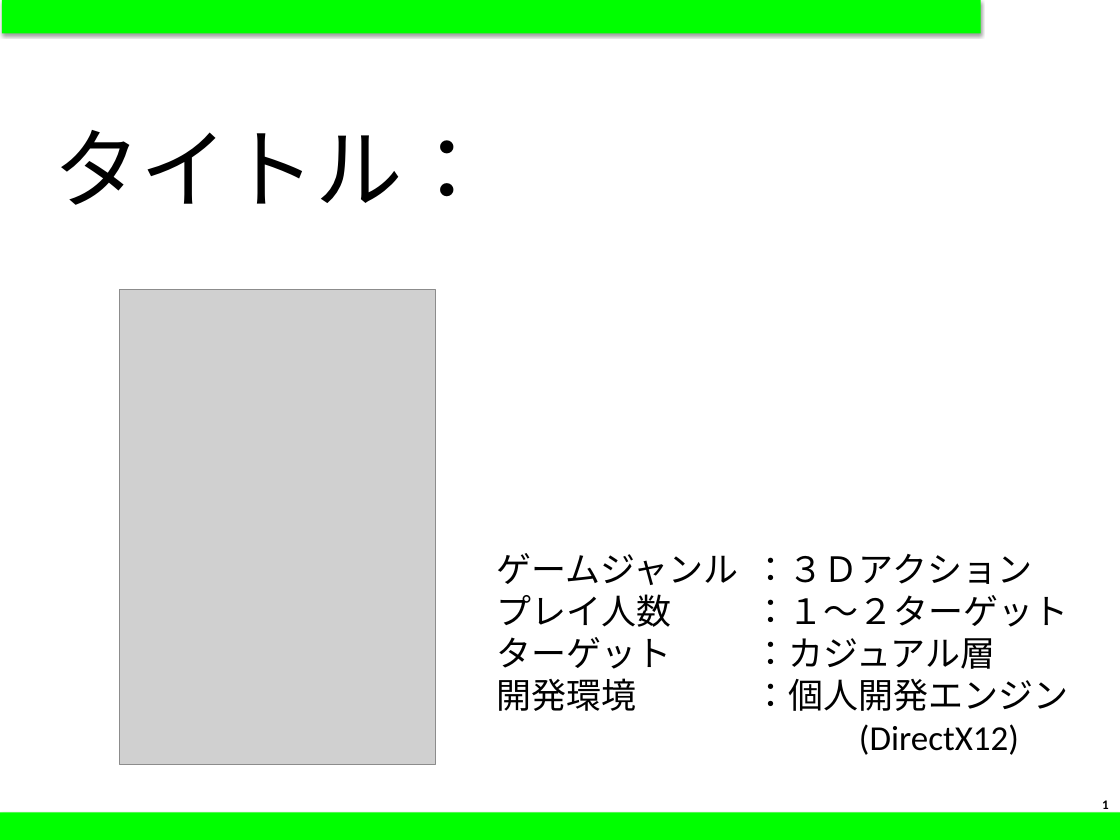
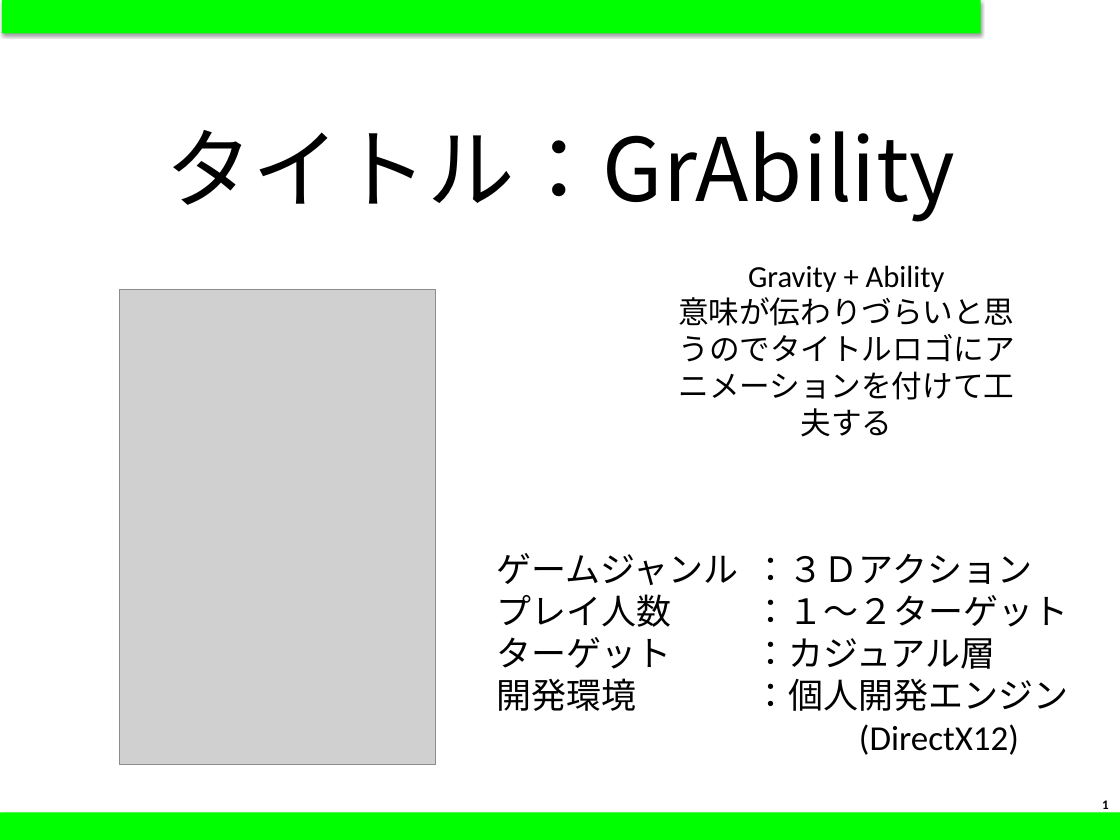
Before and after one commit to YuMild/GameAwards, a slide deck: slide 1 of Plan/日本ゲーム大賞22_企画書シート0202.pptx. Drawn at 1120x840 pixels with LibreOffice and Linux fonts; fonts in the diff are those of the drawing; grey boxes stand for pictures. Boxes give left, top, right and bottom in pixels: in the first picture for what was removed or moved away, otherwise in the second. Text is boxed around its words. In the diff, an @@ line names an element or a change of style, - is before the commit and + after.

```diff
--- a/Plan/日本ゲーム大賞22_企画書シート0202.pptx
+++ b/Plan/日本ゲーム大賞22_企画書シート0202.pptx
@@ text at bbox=[165, 130, 954, 222]: text changed @@
-タイトル：
+タイトル：GrAbility
@@ text added at bbox=[678, 265, 1014, 437], 28 pt, text #000000 @@
+Gravity + Ability
+意味が伝わりづらいと思うのでタイトルロゴにアニメーションを付けて工夫する
```
Also in this commit, not shown: 2 other slides changed, 6 other files.
